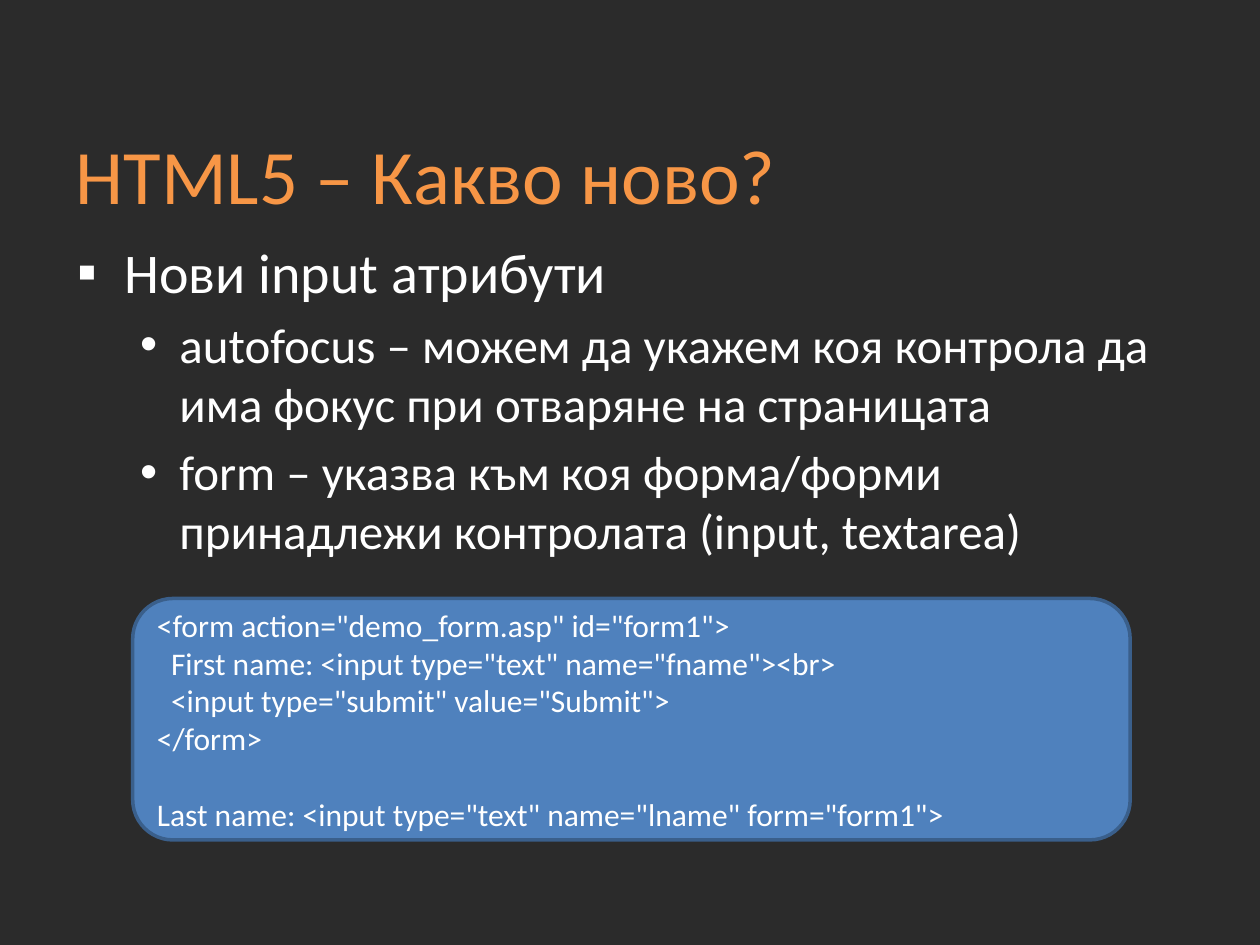
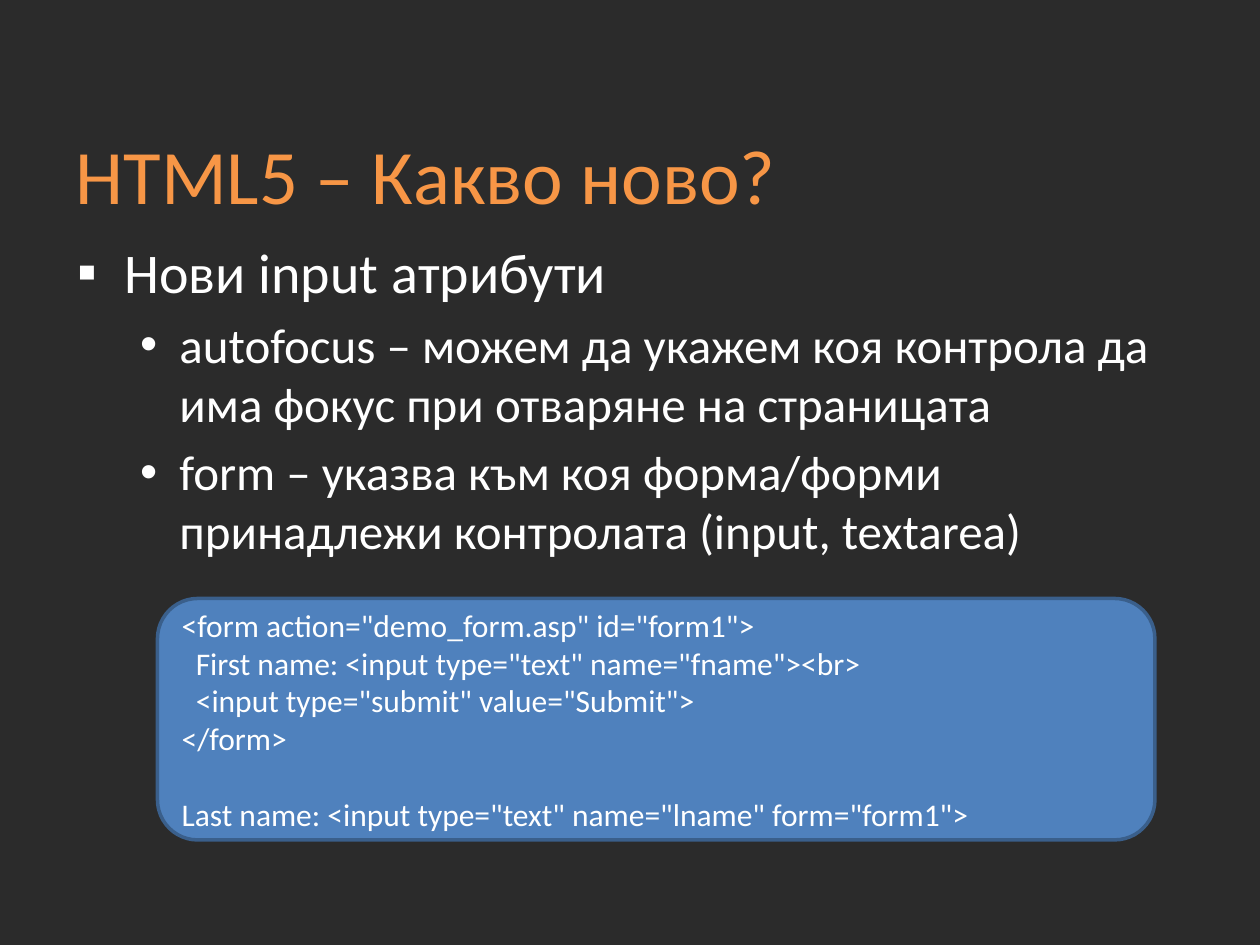
Before and after one commit to Academy-Soft-Intellect/Front-End-Course, a slide deck: slide 10 of 03-HTML5/03-HTML5.pptx. Drawn at 1260x945 pixels with LibreOffice and Linux fonts; fonts in the diff are those of the drawing; background and template pictures are left out; a plain dark background stands for a picture behind light text. Boxes give left, top, right and bottom in pixels: in the first picture for what was removed or moved away, otherwise in the second. Text is boxed around its words. In the diff, an @@ line names an element or a change of style, - is before the commit and + after.

```diff
--- a/03-HTML5/03-HTML5.pptx
+++ b/03-HTML5/03-HTML5.pptx
@@ rounded rectangle "<form action="demo_form.asp" id="form1">": place and size @@
-rounded rectangle "<form action="demo_form.asp" id="form1">" at box(132, 598, 1130, 840)
+rounded rectangle "<form action="demo_form.asp" id="form1">" at box(158, 598, 1155, 840)
```
Also in this commit, not shown: 1 other file.
